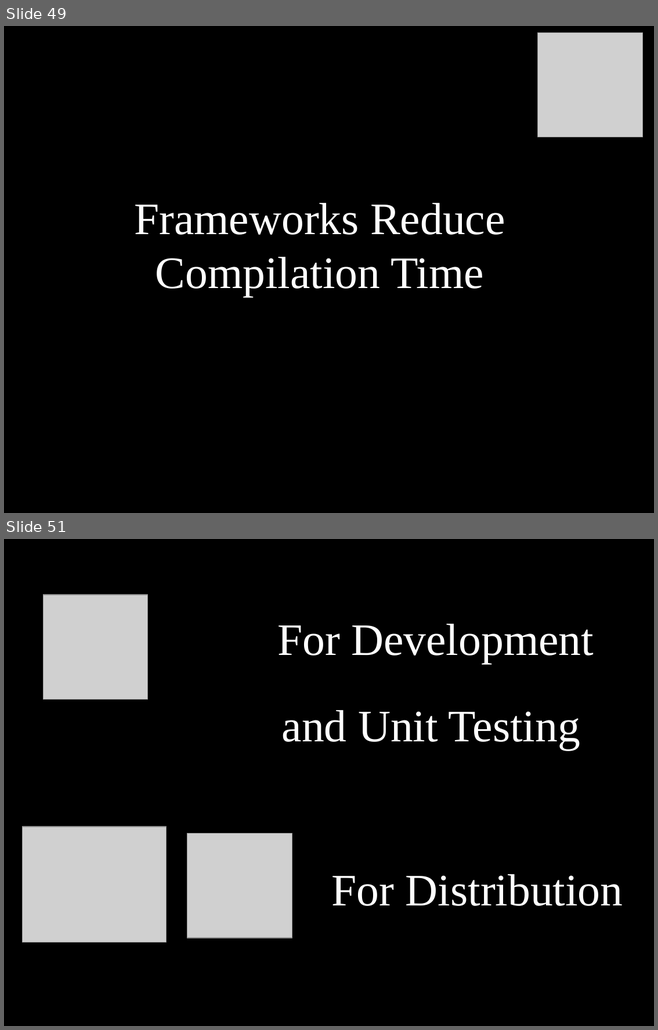
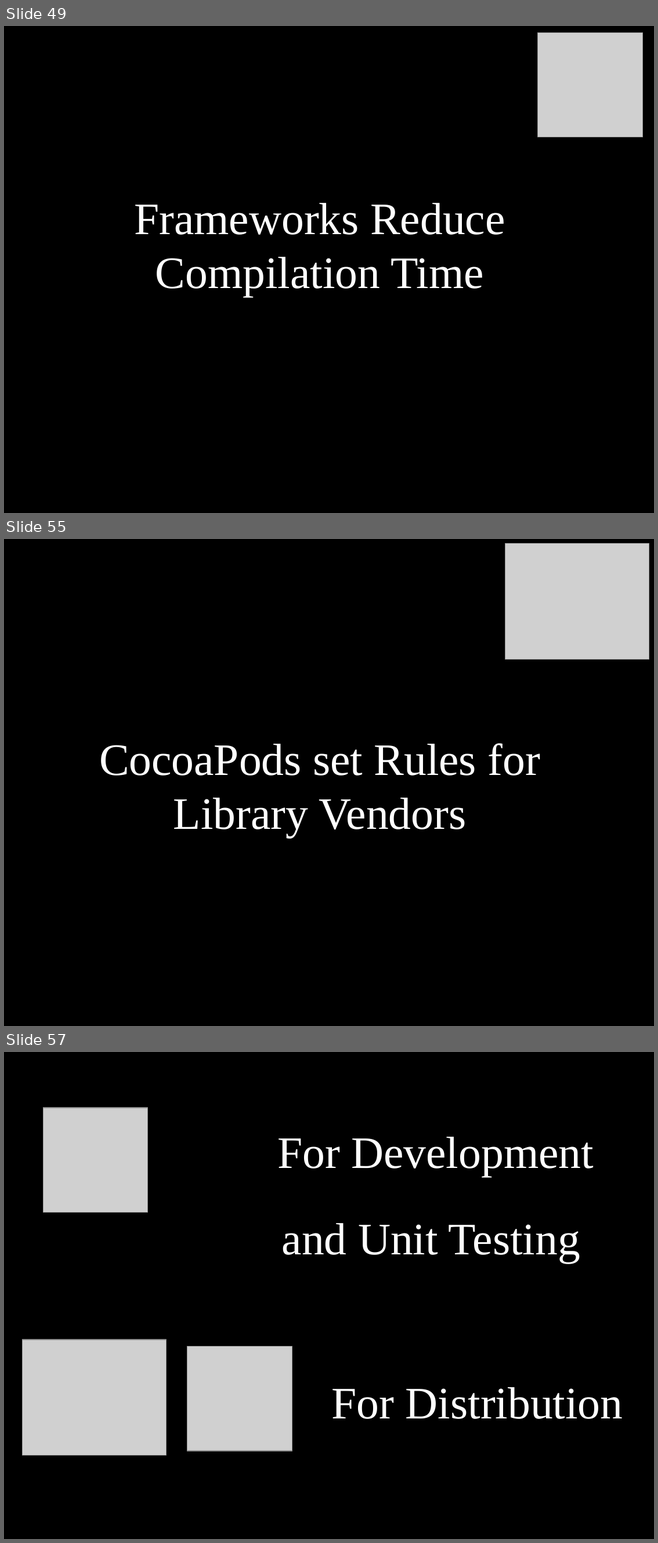
Before and after one commit to dodikk/StaticLib-Slides, a slide deck: Libraries-GoingNative.odp. Shown one above the other, each under a label of ours: slides 49 and 51 before the commit, slides 49, 55 and 57 after it; the slides between them are not shown. The pictures are 658x1030 and 658x1543 pixels, drawn with LibreOffice and Linux fonts; fonts in the diff are those of the drawing; grey boxes stand for pictures. Boxes give left, top, right and bottom in pixels: in the first picture for what was removed or moved away, otherwise in the second. Text is boxed around its words. In the diff, an @@ line names an element or a change of style, - is before the commit and + after.

```diff
--- a/Libraries-GoingNative.odp
+++ b/Libraries-GoingNative.odp
@@ slide 55 added at [4, 539, 654, 1026], background #000000 @@
@@ picture added at [505, 544, 648, 660] @@
@@ title added at [99, 743, 540, 838], 55 pt, text #FFFFFF @@
+CocoaPods set Rules for Library Vendors
@@ what was slide 51 is now slide 57 @@
```
Also in this commit, not shown: 3 slides changed, 10 other slides added, 10 slides removed, 1 other file.
